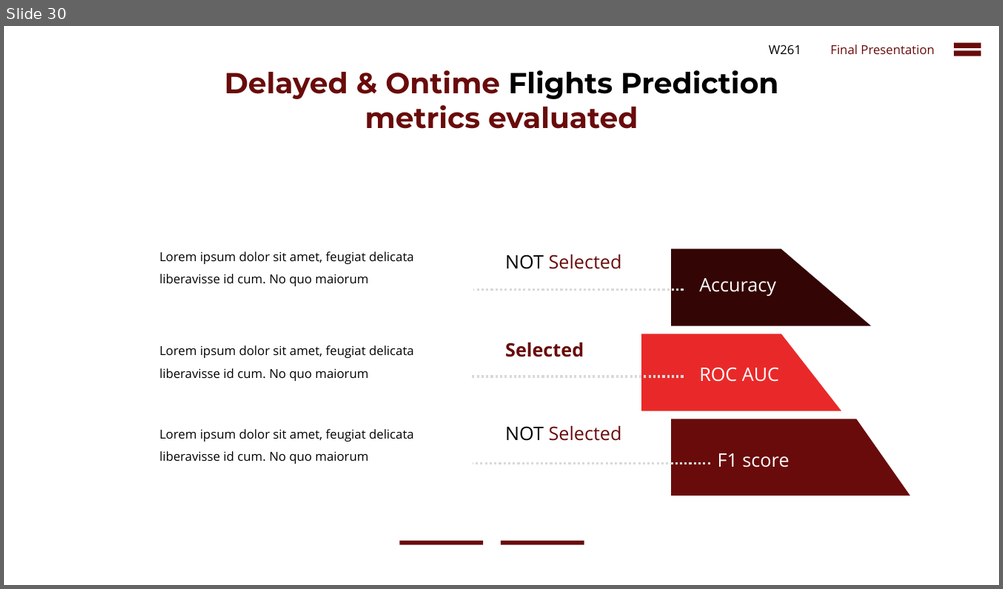
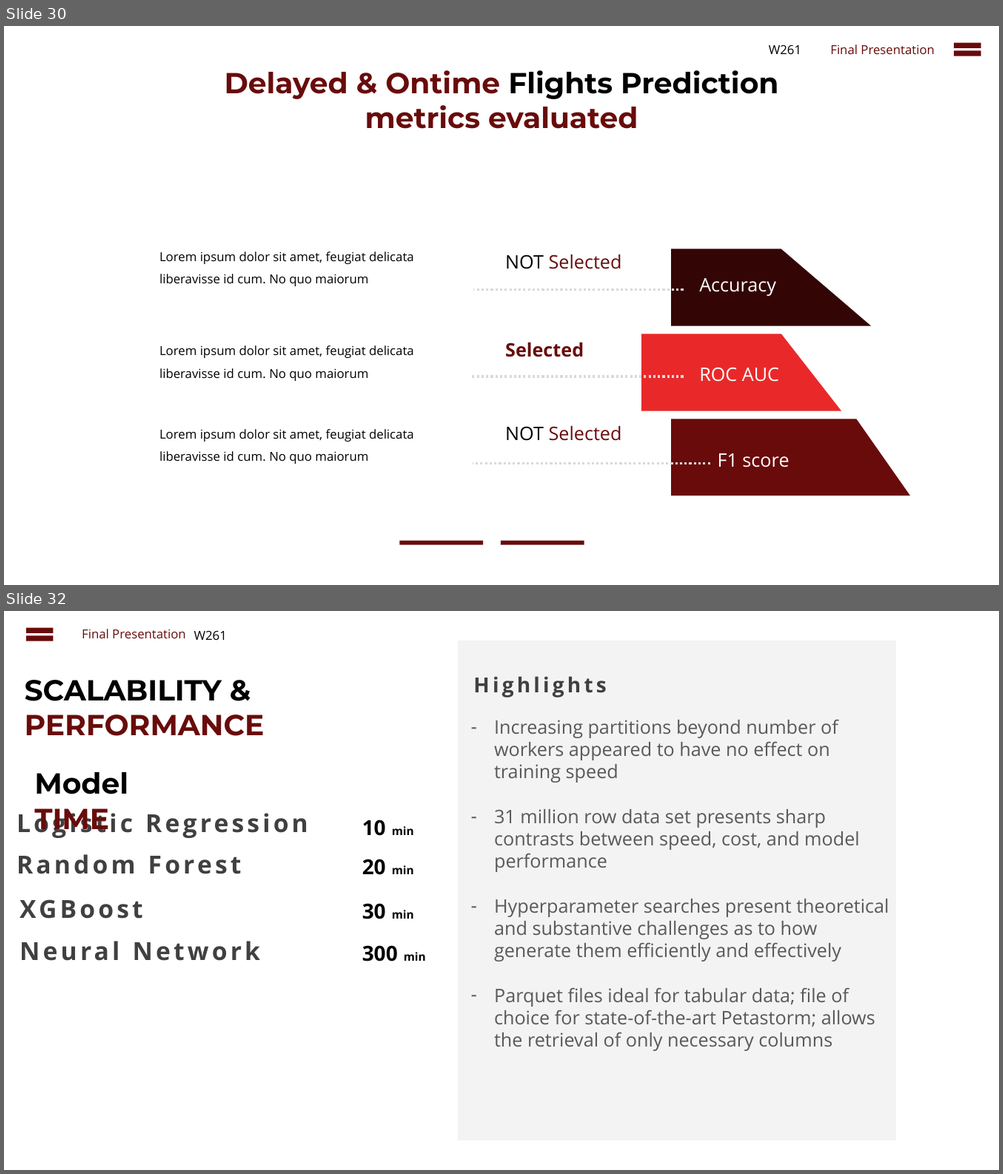
Before and after one commit to cbenge509/flightsontime, a slide deck: presentation/Delayed Flights Prediction - Final.pptx. Shown one above the other, each under a label of ours: slide 30 before the commit, slides 30 and 32 after it; the slides between them are not shown. The pictures are 1003x589 and 1003x1174 pixels, drawn with LibreOffice and Linux fonts; fonts in the diff are those of the drawing. Boxes give left, top, right and bottom in pixels: in the first picture for what was removed or moved away, otherwise in the second. Text is boxed around its words. In the diff, an @@ line names an element or a change of style, - is before the commit and + after.

Commit message:
update ppt

```diff
--- a/presentation/Delayed Flights Prediction - Final.pptx
+++ b/presentation/Delayed Flights Prediction - Final.pptx
@@ slide 32 added at [4,611,999,1170], background #FFFFFF @@
@@ math equal added at [21,623,58,645], fill #690B0B @@
@@ text added at [82,629,186,638], 12 pt, text #690B0B @@
+Final Presentation
@@ text added at [194,631,227,640], 12 pt, text #000000 @@
+W261
@@ rectangle added at [458,641,896,1142], fill #F2F2F2 at 90% opacity @@
@@ text added at [473,676,606,698], 20 pt, text #404040, bold @@
+Highlights
@@ text added at [25,680,264,736], 28 pt, text #000000, bold @@
+SCALABILITY & PERFORMANCE
@@ text added at [494,720,888,1051], 18 pt, text #595959 @@
+– Increasing partitions beyond number of workers appeared to have no effect on training speed
+– 31 million row data set presents sharp contrasts between speed, cost, and model performance
+– Hyperparameter searches present theoretical and substantive challenges as to how generate them efficiently and effectively
+– Parquet files ideal for tabular data; file of choice for state-of-the-art Petastorm; allows the retrieval of only necessary columns
@@ text added at [34,772,128,837], 28 pt, text #000000, bold @@
+Model TIME
@@ text added at [145,813,308,838], 24 pt, text #404040, bold @@
+Logistic Regression
@@ text added at [362,820,414,836], 11 pt, text #000000, bold @@
+10 min
@@ text added at [17,854,242,874], 24 pt, text #404040, bold @@
+Random Forest
@@ text added at [362,859,414,875], 11 pt, text #000000, bold @@
+20 min
@@ text added at [20,900,143,919], 24 pt, text #404040, bold @@
+XGBoost
@@ text added at [362,903,414,920], 11 pt, text #000000, bold @@
+30 min
@@ text added at [20,941,260,961], 24 pt, text #404040, bold @@
+Neural Network
@@ text added at [362,945,426,962], 20 pt, text #000000, bold @@
+300 min
```
Also in this commit, not shown: 3 other slides added, 2 slides removed.
